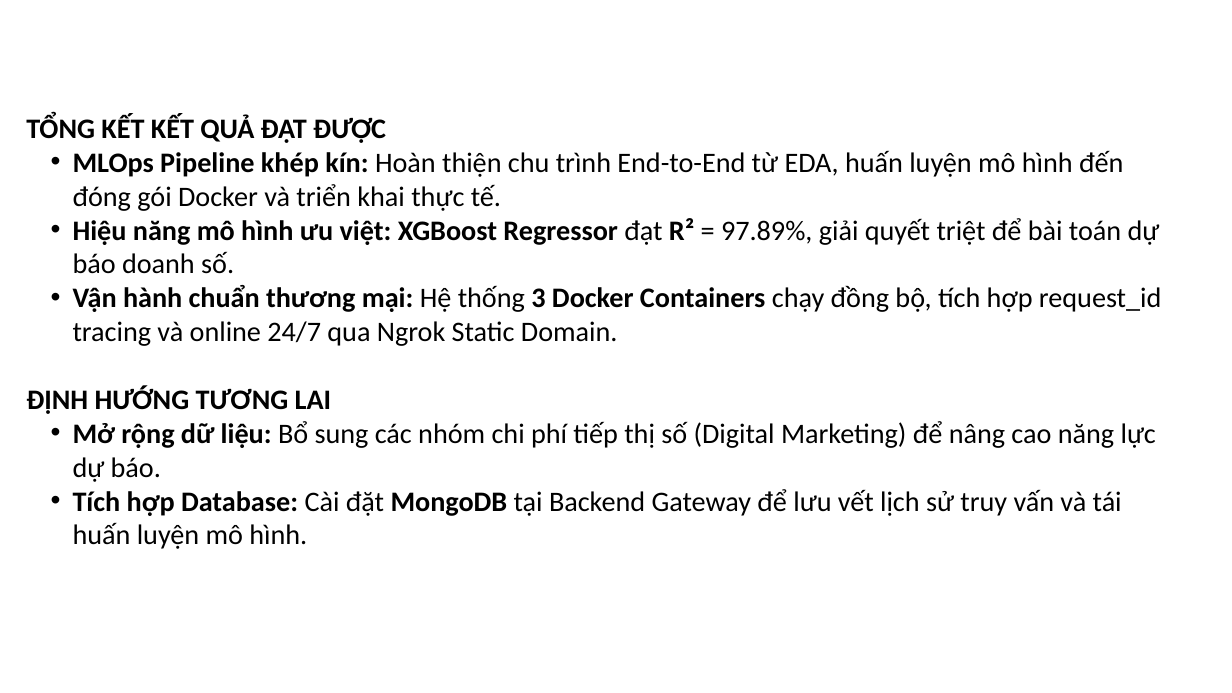
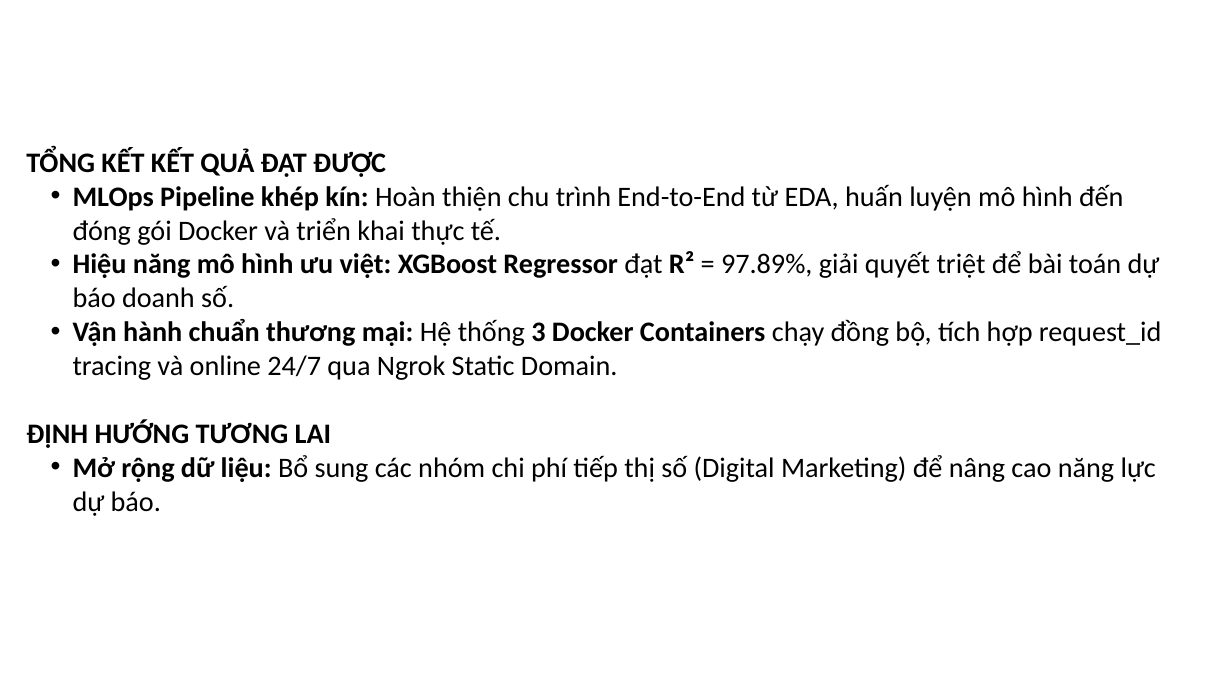
Before and after one commit to PhuongDao1409/04_10123261_10123162_DoanhSoQuangCao, a slide deck: slide 16 of docs/slide.pptx. Drawn at 1232x693 pixels with LibreOffice and Linux fonts; fonts in the diff are those of the drawing; background and template pictures are left out. Boxes give left, top, right and bottom in pixels: in the first picture for what was removed or moved away, otherwise in the second. Text is boxed around its words. In the diff, an @@ line names an element or a change of style, - is before the commit and + after.

```diff
--- a/docs/slide.pptx
+++ b/docs/slide.pptx
@@ text "TỔNG KẾT KẾT QUẢ ĐẠT ...": place and size @@
-text "TỔNG KẾT KẾT QUẢ ĐẠT ..." at [26,115,1161,549]
+text "TỔNG KẾT KẾT QUẢ ĐẠT ..." at [26,148,1161,516]
@@ text at [73,489,1122,549]: paragraph removed @@
-  • Tích hợp Database: Cài đặt MongoDB tại Backend Gateway để lưu vết lịch sử truy vấn và tái huấn luyện mô hình.
```
Also in this commit, not shown: 1 other slide changed.
